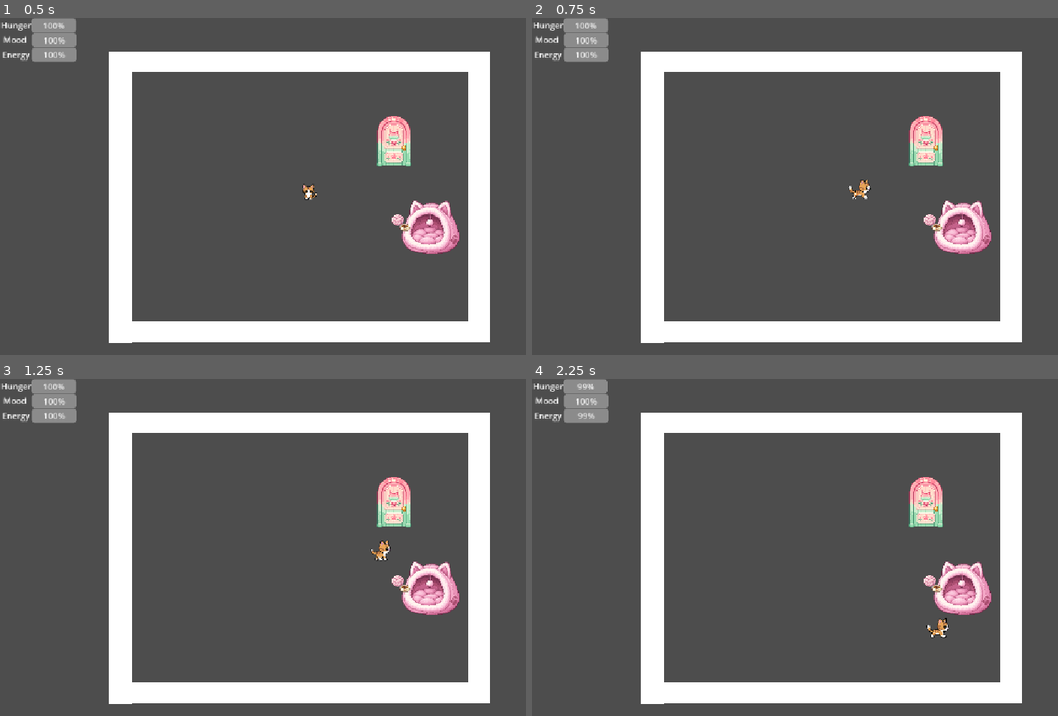
Above: before the commit, frames 1-4 (two rows, left to right).
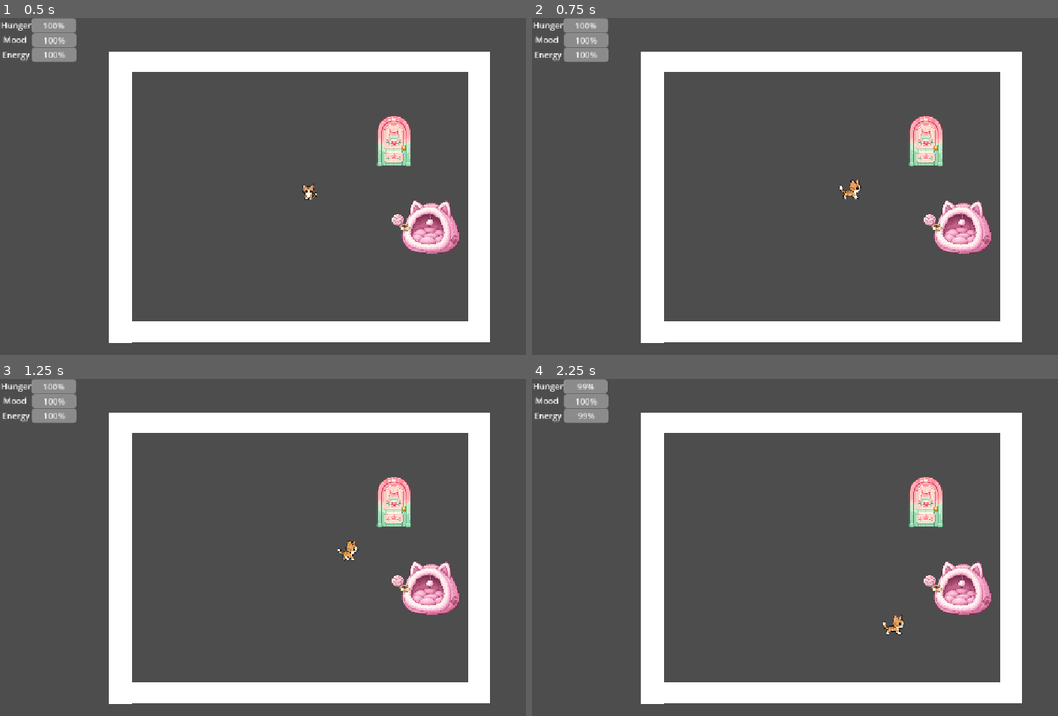
Above: after the commit, the same moments.

Repository: Kysuke727/pixelcat
Game: Godot game, scene res://scenes/main.tscn
Same seed, same stepped clock (60 frames per second), same inputs: the game is played once before the commit and once after it.
Inputs:
- Up to frame 1 (0.5 s): no input
- Up to frame 2 (0.75 s): tap Enter at 0.5 s; hold D (move_right) from 0.53 s (still down); hold Z (defend, bound only after the commit) from 0.53 s (still down)
- Up to frame 3 (1.25 s): keep holding D (move_right); keep holding Z (defend, bound only after the commit)
- Up to frame 4 (2.25 s): release D (move_right) at 1.28 s; release Z (defend, bound only after the commit) at 1.28 s; hold S (move_down) 1.28-2.03 s; tap E (interact) at 1.35 s; tap Z (defend, bound only after the commit) at 1.55 s; hold D (move_right) from 2.03 s (still down); hold Z (defend, bound only after the commit) from 2.03 s (still down); tap J (melee_attack) at 2.1 s

Frame 1 is identical in both runs. In frame 2, 0.2% of the frame differs, in the area x 58-65%, y 48-54%; in frame 3, 0.3%; in frame 4, 0.3%, in the area x 66-80%, y 70-77%.

Commit message:
Implement V3 phase D shield and perfect guard

Diff:
--- a/project.godot
+++ b/project.godot
@@ -19,6 +19,7 @@
 
 DayManager="*uid://b7ucns7eojso8"
 CurrencyManager="*res://scripts/currency_manager.gd"
+CombatTimeController="*res://scripts/combat_time_controller.gd"
 
 [display]
 
@@ -67,6 +68,11 @@
 "events": [Object(InputEventKey,"resource_local_to_scene":false,"resource_name":"","device":-1,"window_id":0,"alt_press …(192 unchanged characters)…
 ]
 }
+defend={
+"deadzone": 0.2,
+"events": [Object(InputEventKey,"resource_local_to_scene":false,"resource_name":"","device":-1,"window_id":0,"alt_pressed":false,"shift_pressed":false,"ctrl_pressed":false,"meta_pressed":false,"pressed":false,"keycode":0,"physical_keycode":90,"key_label":0,"unicode":122,"location":0,"echo":false,"script":null)
+]
+}
 
 [physics]
 
--- a/scripts/cat_controller.gd
+++ b/scripts/cat_controller.gd
@@ -9,6 +9,16 @@
 @export var hitstun_duration: float = 0.22
 @export var player_hit_stagger_duration: float = 0.5
 @export var received_knockback_decay: float = 700.0
+
+@export_category("Defense")
+@export var shield_max_durability: float = 100.0
+@export var slime_attack_shield_cost: float = 35.0
+@export var shield_regen_delay: float = 2.0
+@export var shield_regen_per_second: float = 20.0
+@export var defense_movement_multiplier: float = 0.55
+@export var guard_break_stun_duration: float = 3.0
+@export var perfect_guard_window: float = 0.7
+@export var perfect_guard_pause_duration: float = 1.0
 
 var current_health: int
 var nearby_objects: Array[Node] = []
@@ -17,6 +27,13 @@
 var hitstun_left: float = 0.0
 var knockback_velocity: Vector2 = Vector2.ZERO
 var dead: bool = false
+var shield_durability: float = 100.0
+var shield_regen_delay_left: float = 0.0
+var guard_break_left: float = 0.0
+var is_defending: bool = false
+var perfect_guard_flash_left: float = 0.0
+var defend_must_release: bool = false
+var perfect_guard_hold_consumed: bool = false
 var received_attack_ids: Dictionary = {}
 var received_attack_id_order: Array[int] = []
 var attack_block_handler: Callable
@@ -27,8 +44,14 @@
 
 func _ready() -> void:
 	current_health = max_health
+	shield_durability = shield_max_durability
 	add_to_group("player")
 	animated_sprite.play("idle")
+	var time_controller := get_node_or_null("/root/CombatTimeController")
+	if is_instance_valid(time_controller) and time_controller.is_enemy_side_paused():
+		for enemy in get_tree().get_nodes_in_group("enemies"):
+			if enemy.has_method("set_combat_paused"):
+				enemy.set_combat_paused(true)
 	health_changed.emit(current_health, max_health)
 
 
@@ -38,6 +61,12 @@
 
 	if dead:
 		velocity = Vector2.ZERO
+		return
+	_update_defense(delta)
+	if guard_break_left > 0.0:
+		velocity = Vector2.ZERO
+		update_animation(Vector2.ZERO)
+		move_and_slide()
 		return
 
 	if hitstun_left > 0.0:
@@ -58,9 +87,9 @@
 	if direction != Vector2.ZERO:
 		last_facing = direction.normalized()
 
-	var movement_multiplier := 1.0
+	var movement_multiplier := defense_movement_multiplier if is_defending else 1.0
 	if combat != null and combat.has_method("get_movement_multiplier"):
-		movement_multiplier = combat.get_movement_multiplier()
+		movement_multiplier *= combat.get_movement_multiplier()
 	velocity = direction * SPEED * movement_multiplier
 
 	if combat == null or not combat.has_method("is_action_active") or not combat.is_action_active():
@@ -109,6 +138,95 @@
 
 func is_in_hitstun() -> bool:
 	return hitstun_left > 0.0
+
+
+func is_guard_broken() -> bool:
+	return guard_break_left > 0.0
+
+
+func _update_defense(delta: float) -> void:
+	perfect_guard_flash_left = maxf(perfect_guard_flash_left - delta, 0.0)
+	var defend_held := Input.is_action_pressed("defend")
+	var defend_just_pressed := Input.is_action_just_pressed("defend")
+	if not defend_held:
+		if is_defending:
+			is_defending = false
+			shield_regen_delay_left = shield_regen_delay
+		defend_must_release = false
+		perfect_guard_hold_consumed = false
+	if guard_break_left > 0.0:
+		guard_break_left = maxf(guard_break_left - delta, 0.0)
+		is_defending = false
+		return
+	if hitstun_left > 0.0:
+		is_defending = false
+		return
+	if defend_just_pressed and not defend_must_release and shield_durability > 0.0:
+		_handle_defend_press(defend_held)
+	elif (
+		defend_held
+		and not perfect_guard_hold_consumed
+		and not defend_must_release
+		and shield_durability > 0.0
+		and not is_defending
+	):
+		is_defending = true
+		if combat != null and combat.has_method("cancel_action"):
+			combat.cancel_action()
+	if is_defending:
+		return
+	if shield_regen_delay_left > 0.0:
+		shield_regen_delay_left = maxf(shield_regen_delay_left - delta, 0.0)
+	elif shield_durability < shield_max_durability:
+		shield_durability = minf(
+			shield_durability + shield_regen_per_second * delta,
+			shield_max_durability
+		)
+
+
+func _handle_defend_press(defend_held: bool) -> void:
+	if defend_must_release or shield_durability <= 0.0 or guard_break_left > 0.0 or hitstun_left > 0.0:
+		return
+	if _try_perfect_guard():
+		perfect_guard_hold_consumed = defend_held
+		is_defending = false
+	else:
+		is_defending = true
+		if combat != null and combat.has_method("cancel_action"):
+			combat.cancel_action()
+
+
+func _try_perfect_guard() -> bool:
+	var time_controller := get_node_or_null("/root/CombatTimeController")
+	if not is_instance_valid(time_controller) or time_controller.is_enemy_side_paused():
+		return false
+	var best_enemy: Node = null
+	var best_attack_id: int = 0
+	var best_eta := INF
+	for enemy in get_tree().get_nodes_in_group("enemies"):
+		if not enemy.has_method("get_attack_eta_for"):
+			continue
+		var eta: float = enemy.get_attack_eta_for(self, perfect_guard_window)
+		if eta >= 0.0 and eta < best_eta:
+			best_enemy = enemy
+			best_attack_id = int(enemy.current_attack_id)
+			best_eta = eta
+	if not is_instance_valid(best_enemy) or not best_enemy.has_method("parry_attack"):
+		return false
+	if not best_enemy.parry_attack(best_attack_id):
+		return false
+	time_controller.pause_enemy_side(perfect_guard_pause_duration)
+	perfect_guard_flash_left = perfect_guard_pause_duration
+	return true
+
+
+func _break_shield() -> void:
+	shield_durability = 0.0
+	guard_break_left = guard_break_stun_duration
+	is_defending = false
+	defend_must_release = Input.is_action_pressed("defend")
+	if combat != null and combat.has_method("cancel_action"):
+		combat.cancel_action()
 
 
 func receive_damage(amount: int, source_position: Vector2, knockback_force: float = 120.0) -> bool:
@@ -136,7 +254,8 @@
 	attack_id: int,
 	amount: int,
 	source_position: Vector2,
-	knockback_force: float = 120.0
+	knockback_force: float = 120.0,
+	shield_damage: float = 35.0
 ) -> bool:
 	if attack_id <= 0 or received_attack_ids.has(attack_id):
 		return false
@@ -145,7 +264,7 @@
 	if received_attack_id_order.size() > 128:
 		var expired_id: int = received_attack_id_order.pop_front()
 		received_attack_ids.erase(expired_id)
-	if try_block_attack(attack_id):
+	if try_block_attack(attack_id, shield_damage):
 		return true
 	var accepted := receive_damage(amount, source_position, knockback_force)
 	if accepted and not dead:
@@ -153,11 +272,15 @@
 	return accepted
 
 
-func try_block_attack(_attack_id: int) -> bool:
-	# Stage D adds the shield and perfect-guard decision here.
+func try_block_attack(attack_id: int, shield_damage: float = 35.0) -> bool:
 	if attack_block_handler.is_valid():
-		return bool(attack_block_handler.call(_attack_id))
-	return false
+		return bool(attack_block_handler.call(attack_id))
+	if dead or guard_break_left > 0.0 or not is_defending or shield_durability <= 0.0:
+		return false
+	shield_durability = maxf(shield_durability - maxf(shield_damage, 0.0), 0.0)
+	if shield_durability <= 0.0:
+		_break_shield()
+	return true
 
 
 func play_hit_feedback() -> void:
@@ -170,7 +293,11 @@
 	if dead:
 		return
 	dead = true
+	is_defending = false
 	velocity = Vector2.ZERO
+	var time_controller := get_node_or_null("/root/CombatTimeController")
+	if is_instance_valid(time_controller):
+		time_controller.clear_enemy_pause()
 	if combat != null and combat.has_method("set_combat_enabled"):
 		combat.set_combat_enabled(false)
 	animated_sprite.stop()
--- /dev/null
+++ b/scripts/combat_time_controller.gd
@@ -0,0 +1,44 @@
+extends Node
+
+var enemy_pause_time_left: float = 0.0
+var observed_scene: Node
+
+
+func _process(delta: float) -> void:
+	var scene := get_tree().current_scene
+	if scene != observed_scene:
+		observed_scene = scene
+		if enemy_pause_time_left > 0.0:
+			clear_enemy_pause()
+	if enemy_pause_time_left <= 0.0:
+		return
+	enemy_pause_time_left = maxf(enemy_pause_time_left - delta, 0.0)
+	if enemy_pause_time_left <= 0.0:
+		_set_enemy_side_paused(false)
+
+
+func pause_enemy_side(duration: float) -> bool:
+	if duration <= 0.0 or enemy_pause_time_left > 0.0:
+		return false
+	enemy_pause_time_left = duration
+	observed_scene = get_tree().current_scene
+	_set_enemy_side_paused(true)
+	return true
+
+
+func is_enemy_side_paused() -> bool:
+	return enemy_pause_time_left > 0.0
+
+
+func clear_enemy_pause() -> void:
+	if enemy_pause_time_left <= 0.0:
+		return
+	enemy_pause_time_left = 0.0
+	_set_enemy_side_paused(false)
+
+
+func _set_enemy_side_paused(paused: bool) -> void:
+	for group_name in ["enemies", "enemy_projectiles"]:
+		for actor in get_tree().get_nodes_in_group(group_name):
+			if actor.has_method("set_combat_paused"):
+				actor.set_combat_paused(paused)
--- a/scripts/enemies/slime.gd
+++ b/scripts/enemies/slime.gd
@@ -40,6 +40,8 @@
 @export var lunge_speed: float = 145.0
 @export var recover_duration: float = 0.45
 @export var attack_knockback: float = 135.0
+@export var shield_durability_cost: float = 35.0
+@export var perfect_guard_hit_radius: float = 23.0
 
 @export_category("Collision Stun")
 @export var collision_stun_duration: float = 1.0
@@ -83,6 +85,8 @@
 var animation_time: float = 0.0
 var facing: Vector2 = Vector2.DOWN
 var current_attack_id: int = 0
+var current_attack_parried: bool = false
+var combat_paused: bool = false
 
 @onready var sprite: Sprite2D = $Sprite2D
 @onready var body_collision: CollisionShape2D = $CollisionShape2D
@@ -100,11 +104,13 @@
 	attack_area.set_deferred("monitoring", false)
 	_choose_idle_duration()
 	_find_player()
+	if is_instance_valid(CombatTimeController) and CombatTimeController.is_enemy_side_paused():
+		combat_paused = true
 	health_changed.emit(current_health, max_health)
 
 
 func _physics_process(delta: float) -> void:
-	if state == SlimeState.DEAD:
+	if state == SlimeState.DEAD or combat_paused:
 		return
 	cooldown_left = maxf(cooldown_left - delta, 0.0)
 	stun_resistance_left = maxf(stun_resistance_left - delta, 0.0)
@@ -192,6 +198,10 @@
 	if distance <= attack_range and cooldown_left <= 0.0:
 		locked_target_position = target.global_position
 		velocity = Vector2.ZERO
+		attacked_targets.clear()
+		current_attack_id = _next_attack_id
+		_next_attack_id += 1
+		current_attack_parried = false
 		_change_state(SlimeState.WINDUP)
 		state_time_left = windup_duration
 		return
@@ -208,9 +218,6 @@
 		if lunge_direction == Vector2.ZERO:
 			lunge_direction = facing
 		_update_facing(lunge_direction)
-		attacked_targets.clear()
-		current_attack_id = _next_attack_id
-		_next_attack_id += 1
 		attack_area.monitoring = true
 		if attack_sound.stream != null:
 			attack_sound.play()
@@ -296,13 +303,83 @@
 
 func _try_lunge_hit(body: Node) -> void:
 	var body_id := body.get_instance_id()
-	if attacked_targets.has(body_id):
+	if current_attack_parried or attacked_targets.has(body_id):
 		return
 	attacked_targets[body_id] = true
 	if body.has_method("receive_attack_damage"):
-		body.receive_attack_damage(current_attack_id, attack_damage, global_position, attack_knockback)
+		body.receive_attack_damage(
+			current_attack_id,
+			attack_damage,
+			global_position,
+			attack_knockback,
+			shield_durability_cost
+		)
 	elif body.has_method("receive_damage"):
 		body.receive_damage(attack_damage, global_position, attack_knockback)
+
+
+func get_attack_eta_for(candidate: Node2D, max_window: float = 0.7) -> float:
+	if (
+		state == SlimeState.DEAD
+		or combat_paused
+		or current_attack_parried
+		or current_attack_id <= 0
+		or (state != SlimeState.WINDUP and state != SlimeState.LUNGE)
+		or not is_instance_valid(candidate)
+	):
+		return -1.0
+	var direction := lunge_direction
+	var windup_left := 0.0
+	if state == SlimeState.WINDUP:
+		direction = global_position.direction_to(locked_target_position)
+		windup_left = state_time_left
+	if direction == Vector2.ZERO:
+		direction = facing
+	var offset := candidate.global_position - global_position
+	var distance_along := offset.dot(direction)
+	var lateral_distance := absf(offset.cross(direction))
+	if distance_along < 0.0 or lateral_distance > perfect_guard_hit_radius:
+		return -1.0
+	var speed := maxf(lunge_speed * slow_multiplier, 1.0)
+	var travel_distance := maxf(distance_along - perfect_guard_hit_radius, 0.0)
+	var travel_time := travel_distance / speed
+	if travel_time > lunge_duration:
+		return -1.0
+	if not _has_clear_attack_line(candidate, direction, distance_along):
+		return -1.0
+	var eta := windup_left + travel_time
+	return eta if eta <= max_window else -1.0
+
+
+func _has_clear_attack_line(candidate: Node2D, direction: Vector2, distance_along: float) -> bool:
+	var end_position := global_position + direction * distance_along
+	var query := PhysicsRayQueryParameters2D.create(global_position, end_position)
+	query.collision_mask = 1
+	var exclusions: Array[RID] = [get_rid()]
+	if candidate is CollisionObject2D:
+		exclusions.append((candidate as CollisionObject2D).get_rid())
+	query.exclude = exclusions
+	return get_world_2d().direct_space_state.intersect_ray(query).is_empty()
+
+
+func parry_attack(attack_id: int) -> bool:
+	if (
+		attack_id != current_attack_id
+		or current_attack_parried
+		or (state != SlimeState.WINDUP and state != SlimeState.LUNGE)
+	):
+		return false
+	current_attack_parried = true
+	attack_area.set_deferred("monitoring", false)
+	_change_state(SlimeState.RECOVER)
+	state_time_left = recover_duration
+	velocity = Vector2.ZERO
+	_play_hit_flash()
+	return true
+
+
+func set_combat_paused(paused: bool) -> void:
+	combat_paused = paused
 
 
 func receive_collision_impact(other: Node, approach_speed: float) -> bool:
--- a/scripts/player_combat.gd
+++ b/scripts/player_combat.gd
@@ -126,6 +126,10 @@
 		return false
 	if player.has_method("is_in_hitstun") and player.is_in_hitstun():
 		return false
+	if player.has_method("is_guard_broken") and player.is_guard_broken():
+		return false
+	if player.get("is_defending") == true:
+		return false
 	return true
 
 
@@ -343,12 +347,12 @@
 
 
 func cancel_action() -> void:
-	if action_state == ActionState.IDLE:
-		return
-	_finish_action()
 	combo_window_open = false
 	combo_window_left = 0.0
 	buffered_combo = false
+	if action_state == ActionState.IDLE:
+		return
+	_finish_action()
 
 
 func set_combat_enabled(enabled: bool) -> void:
--- a/scripts/projectile.gd
+++ b/scripts/projectile.gd
@@ -10,6 +10,7 @@
 var distance_travelled: float = 0.0
 var hit_targets: Dictionary = {}
 var consumed: bool = false
+var combat_paused: bool = false
 
 
 func _ready() -> void:
@@ -25,6 +26,11 @@
 ) -> void:
 	direction = new_direction.normalized()
 	source = new_source
+	if is_instance_valid(source) and source.is_in_group("enemies"):
+		add_to_group("enemy_projectiles")
+		var time_controller := get_node_or_null("/root/CombatTimeController")
+		if is_instance_valid(time_controller) and time_controller.is_enemy_side_paused():
+			combat_paused = true
 	damage = new_damage
 	speed = new_speed
 	max_range = new_max_range
@@ -32,7 +38,7 @@
 
 
 func _physics_process(delta: float) -> void:
-	if consumed:
+	if consumed or combat_paused:
 		return
 	var movement := direction * speed * delta
 	var query := PhysicsRayQueryParameters2D.create(global_position, global_position + movement)
@@ -49,6 +55,10 @@
 	if distance_travelled >= max_range:
 		_notify_yarn_miss()
 		_consume()
+
+
+func set_combat_paused(paused: bool) -> void:
+	combat_paused = paused
 
 
 func _on_body_entered(body: Node2D) -> void:
--- a/tests/combat_v3_phase_b.gd
+++ b/tests/combat_v3_phase_b.gd
@@ -58,6 +58,9 @@
 	var lunger := _spawn_slime(night_scene, Vector2(570.0, 350.0))
 	lunger.lunge_speed = 260.0
 	lunger.state = lunger.SlimeState.WINDUP
+	# This test injects WINDUP directly instead of entering through CHASE.
+	# Real gameplay assigns the attack ID when CHASE starts the windup.
+	lunger.current_attack_id = 880002
 	lunger.locked_target_position = player.global_position
 	lunger.state_time_left = 0.0
 	var health_before: int = player.current_health
--- /dev/null
+++ b/tests/combat_v3_phase_d.gd
@@ -0,0 +1,162 @@
+extends SceneTree
+
+var failures: Array[String] = []
+
+
+func _initialize() -> void:
+	call_deferred("_run")
+
+
+func _run() -> void:
+	var night_scene: Node = load("res://scenes/worlds/night_world.tscn").instantiate()
+	root.add_child(night_scene)
+	current_scene = night_scene
+	await physics_frame
+	var player := get_first_node_in_group("player")
+	var combat = player.get_node("PlayerCombat")
+	var time_controller: Node = root.get_node("CombatTimeController")
+	player.set_physics_process(false)
+	player.set_process(false)
+	combat.set_process(false)
+	time_controller.set_process(false)
+	time_controller.clear_enemy_pause()
+	player.global_position = Vector2(100.0, 100.0)
+	for existing_enemy in get_nodes_in_group("enemies"):
+		existing_enemy.set_physics_process(false)
+		existing_enemy.global_position = Vector2(850.0, 600.0)
+		if existing_enemy.has_method("set_combat_paused"):
+			existing_enemy.set_combat_paused(false)
+
+	_check(InputMap.has_action("defend"), "Z defense input action is configured")
+	var health_before: int = player.current_health
+	player.is_defending = true
+	_check(
+		player.receive_attack_damage(810001, 1, Vector2(90.0, 100.0), 100.0, 35.0),
+		"ordinary defense consumes an incoming attack"
+	)
+	_check(is_equal_approx(player.shield_durability, 65.0), "ordinary lunge defense consumes 35 durability")
+	_check(player.current_health == health_before, "ordinary defense blocks all attack damage")
+	_check(player.hitstun_left == 0.0, "ordinary defense blocks normal hitstun")
+	_check(
+		not player.receive_attack_damage(810001, 1, Vector2(90.0, 100.0), 100.0, 35.0),
+		"repeated same attack ID cannot consume shield twice"
+	)
+	_check(is_equal_approx(player.shield_durability, 65.0), "deduplication preserves shield durability")
+	player.is_defending = true
+	player.receive_attack_damage(810002, 1, Vector2(90.0, 100.0), 100.0, 35.0)
+	player.is_defending = true
+	player.receive_attack_damage(810003, 1, Vector2(90.0, 100.0), 100.0, 35.0)
+	_check(is_equal_approx(player.shield_durability, 0.0), "shield durability never becomes negative")
+	_check(is_equal_approx(player.guard_break_left, 3.0), "empty shield triggers a 3-second guard break")
+	_check(not player.is_defending, "guard break cancels active defense")
+	_check(not combat._can_start_action(), "guard break prevents J/K actions")
+	player._physics_process(0.5)
+	_check(is_equal_approx(player.guard_break_left, 2.5), "guard break timer advances without pausing the world")
+
+	player.guard_break_left = 0.0
+	player.shield_durability = 30.0
+	player.shield_regen_delay_left = 2.0
+	player.is_defending = false
+	Input.action_release("defend")
+	player._update_defense(1.0)
+	_check(is_equal_approx(player.shield_durability, 30.0), "shield does not regenerate before the two-second delay")
+	player._update_defense(1.0)
+	_check(is_equal_approx(player.shield_durability, 30.0), "shield begins recovery only after the full delay")
+	player._update_defense(0.5)
+	_check(is_equal_approx(player.shield_durability, 40.0), "shield restores at 20 durability per second")
+	player.is_defending = true
+	_check(not combat._can_start_action(), "holding ordinary defense prevents J/K actions")
+	player.is_defending = false
+
+	var early_enemy := _spawn_slime(night_scene, player.global_position + Vector2(100.0, 0.0))
+	early_enemy.state = early_enemy.SlimeState.WINDUP
+	early_enemy.current_attack_id = 810010
+	early_enemy.locked_target_position = player.global_position
+	early_enemy.state_time_left = 0.35
+	_check(early_enemy.get_attack_eta_for(player, 0.7) < 0.0, "attack forecast rejects an impact outside the 0.7-second window")
+	player._handle_defend_press(true)
+	_check(player.is_defending, "pressing Z too early enters ordinary defense")
+	_check(not early_enemy.current_attack_parried, "early defense press does not parry an invalid attack")
+	_check(not time_controller.is_enemy_side_paused(), "early defense press does not pause enemies")
+	player._handle_defend_press(false)
+	player.is_defending = false
+
+	var parry_enemy := _spawn_slime(night_scene, player.global_position + Vector2(0.0, -25.0))
+	parry_enemy.state = parry_enemy.SlimeState.WINDUP
+	parry_enemy.current_attack_id = 810011
+	parry_enemy.locked_target_position = player.global_position
+	parry_enemy.state_time_left = 0.35
+	var eta: float = parry_enemy.get_attack_eta_for(player, 0.7)
+	_check(eta >= 0.0 and eta <= 0.7, "nearby valid lunge has an imminent hit forecast")
+	var enemy_projectile: Area2D = load("res://scenes/combat/yarn_projectile.tscn").instantiate()
+	night_scene.add_child(enemy_projectile)
+	enemy_projectile.global_position = Vector2(300.0, 300.0)
+	enemy_projectile.setup(Vector2.RIGHT, parry_enemy, 1, 220.0, 220.0)
+	var projectile_position_before: Vector2 = enemy_projectile.global_position
+	var recover_time_before: float = parry_enemy.recover_duration
+	player._handle_defend_press(true)
+	_check(parry_enemy.current_attack_parried, "new Z press within the hit window parries that attack instance")
+	_check(parry_enemy.state == parry_enemy.SlimeState.RECOVER, "perfect guard cancels the approaching lunge")
+	_check(time_controller.is_enemy_side_paused(), "perfect guard pauses the enemy side")
+	_check(parry_enemy.combat_paused, "all slime AI receives the combat pause")
+	_check(enemy_projectile.combat_paused, "enemy projectiles pause without Engine.time_scale")
+	_check(is_equal_approx(Engine.time_scale, 1.0), "perfect guard leaves global time scale unchanged")
+	var paused_state_time: float = parry_enemy.state_time_left
+	parry_enemy._physics_process(0.2)
+	enemy_projectile._physics_process(0.2)
+	_check(is_equal_approx(parry_enemy.state_time_left, paused_state_time), "enemy attack timers freeze during the pause")
+	_check(enemy_projectile.global_position == projectile_position_before, "enemy projectile movement freezes during the pause")
+	_check(recover_time_before > 0.0, "parried attack retains a valid recovery state")
+	_check(not player.is_defending, "perfect guard does not lock the cat out of actions")
+	var player_position_before: Vector2 = player.global_position
+	Input.action_press("move_right")
+	player._physics_process(1.0 / 60.0)
+	Input.action_release("move_right")
+	_check(player.global_position.x > player_position_before.x, "cat can still move during the enemy pause")
+	var pause_left_before: float = time_controller.enemy_pause_time_left
+	player._handle_defend_press(true)
+	_check(is_equal_approx(time_controller.enemy_pause_time_left, pause_left_before), "held/repeated Z cannot refresh or retrigger pause")
+	time_controller._process(0.5)
+	_check(time_controller.is_enemy_side_paused(), "enemy pause remains active for its configured second")
+	time_controller._process(0.6)
+	_check(not time_controller.is_enemy_side_paused(), "enemy pause expires and releases all actors")
+	_check(not parry_enemy.combat_paused, "slime AI resumes after the pause")
+	_check(not enemy_projectile.combat_paused, "enemy projectile resumes after the pause")
+	_check(is_equal_approx(Engine.time_scale, 1.0), "global time scale remains unchanged after recovery")
+
+	time_controller.set_process(true)
+	player.die()
+	_check(not time_controller.is_enemy_side_paused(), "player death leaves no stale enemy pause state")
+	for slime in [early_enemy, parry_enemy]:
+		if is_instance_valid(slime):
+			slime.queue_free()
+	if is_instance_valid(night_scene):
+		for audio_player in night_scene.find_children("*", "AudioStreamPlayer2D", true, false):
+			audio_player.stop()
+			audio_player.stream = null
+		night_scene.queue_free()
+	await process_frame
+	await process_frame
+	await create_timer(0.25).timeout
+	if failures.is_empty():
+		print("COMBAT_V3_PHASE_D_PASSED")
+		quit(0)
+	else:
+		for failure in failures:
+			push_error(failure)
+		quit(1)
+
+
+func _spawn_slime(parent: Node, position: Vector2) -> CharacterBody2D:
+	var slime: CharacterBody2D = load("res://scenes/enemies/slime.tscn").instantiate()
+	parent.add_child(slime)
+	slime.global_position = position
+	slime.set_physics_process(false)
+	return slime
+
+
+func _check(condition: bool, description: String) -> void:
+	if condition:
+		print("PASS: ", description)
+	else:
+		failures.append(description)
Not shown, added: tests/combat_v3_phase_d.gd.uid
